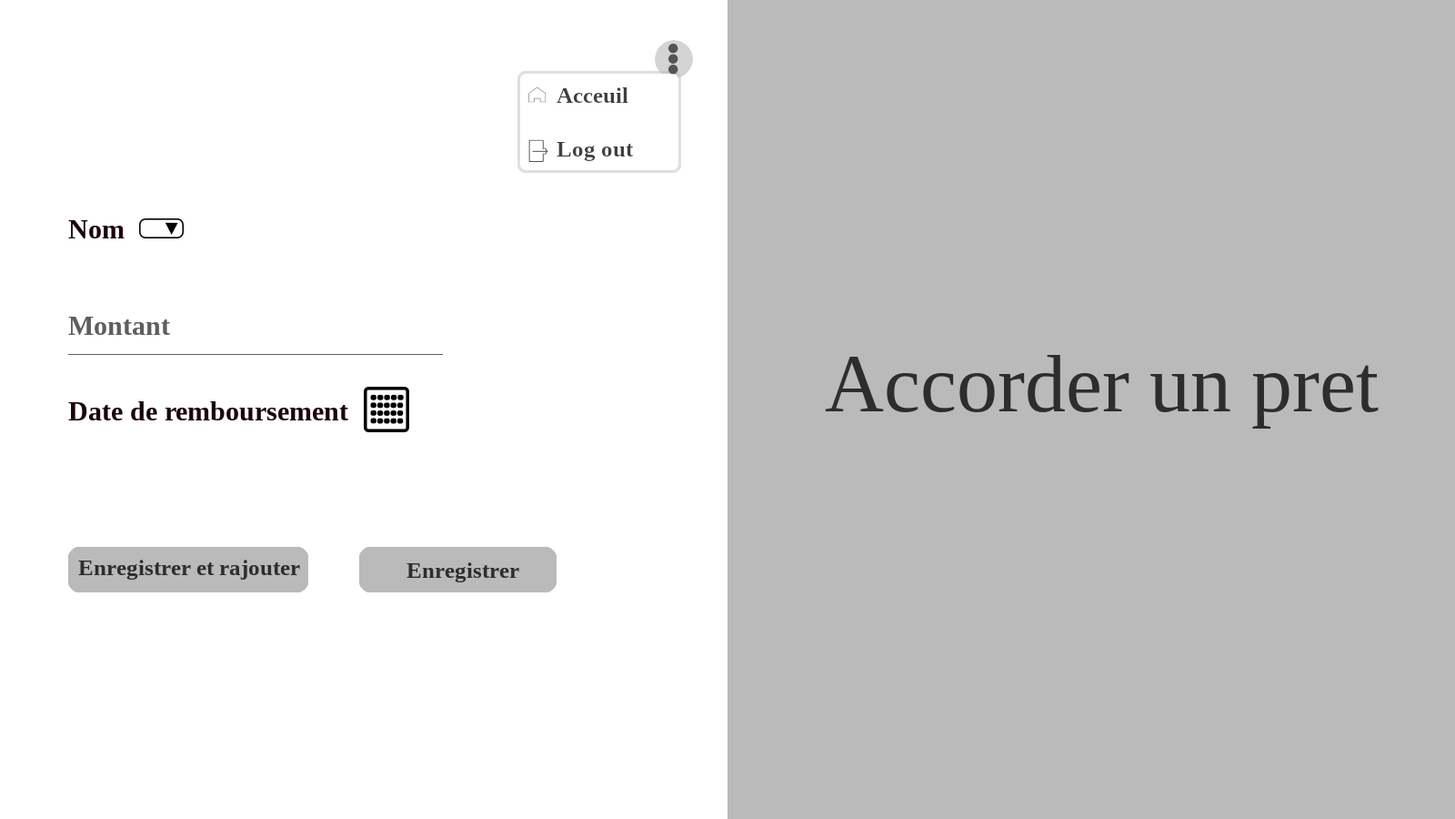
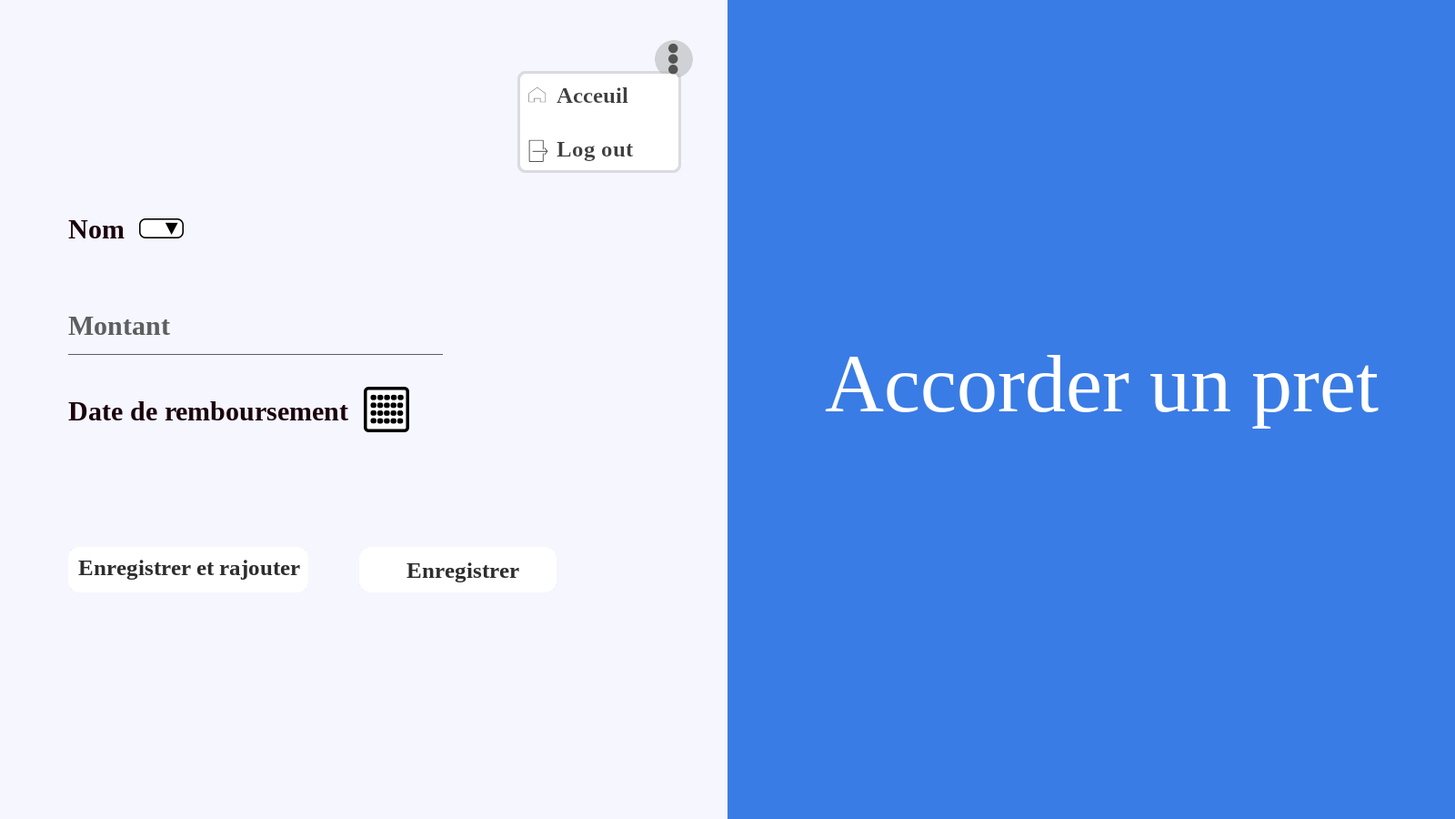
Two versions of the same layered image (1455x819). Layer-by-layer changes:
painted on "Accorder un pret" over (x1=824, y1=354, x2=1379, y2=429)
painted on "cadre #1" over (x1=359, y1=546, x2=557, y2=593)
painted on "cadre" over (x1=68, y1=546, x2=309, y2=593)
painted on "cote_nom" over (x1=727, y1=0, x2=1455, y2=819)
painted on "cote_fonction" over (x1=0, y1=0, x2=728, y2=819)
